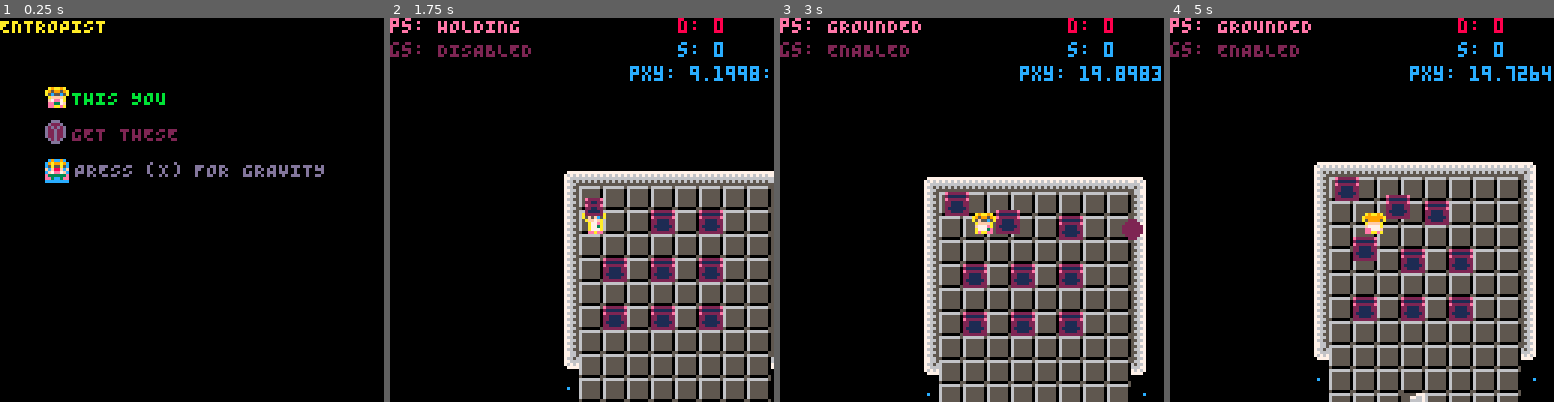
Above: before the commit, frames 1-4 (left to right).
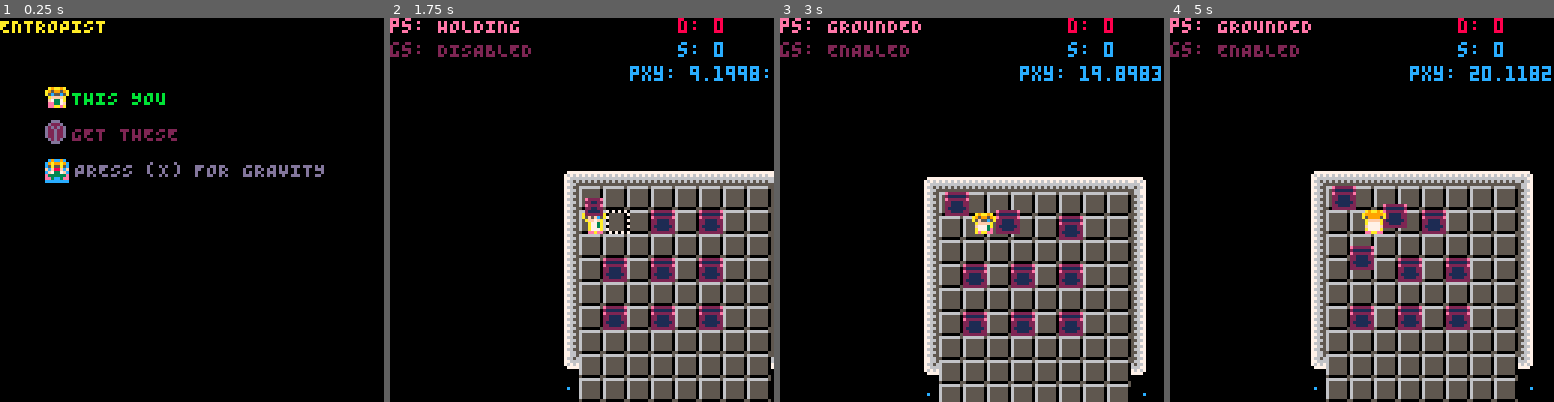
Above: after the commit, the same moments.

Repository: kitasuna/pico8-ttuor
Game: PICO-8 cartridge main.p8
The game is run twice, just before and just after one commit, with the same random seed, the same clock (stepped at 60 frames per second) and the same inputs.
Inputs:
- Up to frame 1 (0.25 s): no input
- Up to frame 2 (1.75 s): tap X (X key) at 0.33, 1.07 s; tap O (Z key) at 0.7, 1.7 s; hold Right from 1.6 s (still down)
- Up to frame 3 (3 s): tap X (X key) at 1.85, 2.97 s; release Right at 2.1 s; tap O (Z key) at 2.1, 2.5, 2.9 s; hold Up 2.15-2.42 s; hold Right from 2.47 s (still down)
- Up to frame 4 (5 s): release Right at 3.03 s; hold Left 3.08-3.58 s; tap O (Z key) every 0.4 s from 3.3 to 4.9 s; hold Down 3.63-3.97 s; hold Right 4.02-4.68 s; tap X (X key) at 4.08 s; hold Up from 4.73 s (still down)

The runs differ from the first frame. In frame 1, less than 0.1% of the frame differs, in the area x 14-16%, y 21-41%; in frame 2, 0.2%; in frame 3, 0.2%; in frame 4, 24%, in the area x 36-100%, y 12-100%.

Commit message:
Add wormhole and box collision Add drop shadow for held boxes

Diff:
--- a/entity.lua
+++ b/entity.lua
@@ -169,6 +169,17 @@
   tmp.draw = function()
     if tmp.state == ENT_STATE_HELD then
       spr(44, tmp.pos_x, tmp.pos_y-5)
+      palt(10, true)
+      if frame_counter % 10 < 5 then
+        palt(0, false)
+        pal(7, 0)
+        pal(0, 7)
+        spr(45, tmp.future_x, tmp.future_y)
+        pal()
+      else
+        spr(45, tmp.future_x, tmp.future_y)
+      end
+      palt()
       return
     end
     ent_draw(tmp)()
--- a/grav.lua
+++ b/grav.lua
@@ -13,6 +13,11 @@
   -- String -> { projectile: Projectile }
   gm.handle_proj_player_collision = function(payload)
     gm.wormhole = nil
+  end
+
+  gm.handle_proj_box_collision = function(payload)
+    gm.wormhole.vel_x = 0
+    gm.wormhole.vel_y = 0
   end
 
   gm.handle_player_death = function(payload)
@@ -199,7 +204,6 @@
 end
 function new_projectile(coords, direction)
   local tmp = new_sprite(48, coords.pos_x, coords.pos_y, 6, 6, false, false)
-  tmp.mass = 1
   tmp.bgcoloridx = 1
   tmp.incoloridx = 2
   tmp.colors = { CLR_PNK, CLR_WHT, CLR_PRP }
--- a/main.p8
+++ b/main.p8
@@ -140,6 +140,11 @@
 
 
     for k, ent in pairs(ent_man.ents) do
+      -- Use the velocity check to make sure this event only fires once
+      if ent.type == ENT_BOX and grav_man.wormhole != nil and (grav_man.wormhole.vel_x !=0 or grav_man.wormhole.vel_y != 0) and collides(ent, grav_man.wormhole) then
+        qm.ae("PROJ_BOX_COLLISION", { entity=ent })
+      end
+
       if ent.type == ENT_ITEM and collides(ent, player) then
         qm.ae("PLAYER_ITEM_COLLISION", { entity=ent })
       end
@@ -195,6 +200,7 @@
     "BUTTON",
     "FUEL_COLLISION",
     "PROJ_PLAYER_COLLISION",
+    "PROJ_BOX_COLLISION",
     "BEAM_BOX_COLLISION",
     "BEAM_PLAYER_COLLISION",
     "BEAM_ITEM_COLLISION",
@@ -256,6 +262,7 @@
   qm.as("PLAYER_DEATH", grav_man.handle_player_death)
   qm.as("ENTITY_REACHES_TARGET", grav_man.handle_entity_reaches_target)
   qm.as("PLAYER_CANCEL_FLOAT", grav_man.handle_player_cancel_float)
+  qm.as("PROJ_BOX_COLLISION", grav_man.handle_proj_box_collision)
 
   -- Add sprite
   player = new_player(1, 64, 64, 6, 6)
@@ -352,26 +359,26 @@
 00000000a959959a0a9aa9a00a9aa9a0a959959a0a9aa9a00a9aa9a0a999999a0a9aa9a00a9aa9a0a9c99c9aa9c99c9aa999999a0a95959aa959959aa95959a0
 00700700a5c55c5aa959959aa959959aa5f55c5aa959959aa959959aa599995aa999999aa999999aa5c55c5aa5c55c5aa599995a0a5f5c5aa5c55c5aa5c5f5a0
 000770000affffa0a5c55c5aa5c55c5a0affffa0a5f55c5aa5f55c5a0affffa0a599995aa599995afaffffaffaf88faf0affffa000affffa0affffa0affffa00
-000770000a7ee7a00affffa00affffa000a77ea00affffa00affffa00a7777a00affffa00affffa0af7ee7faaf7887fa6a7777f000a7773a0f7ee7a0a3777a00
-007007000f7337f00a7ee7f00f7ee7a000a7f3a00f777ea00a7777f00f7777f00f7777a00f7777a00ee33ee00ee33ee00f6777a0606777fa0ee337f6af777606
+000770000a7337a00affffa00affffa000a773a00affffa00affffa00a7777a00affffa00affffa0af7337faaf7887fa6a7777f000a7773a0f7337a0a3777a00
+007007000f7337f00a7337f00f7337a000a7f3a00f7773a00a7777f00f7777f00f7777a00f7777a00ee33ee00ee33ee00f6777a0606777fa0ee337f6af777606
 000000000a7337a00f733ee00ee337f000a777a00a7773e00e7773a00a7777a00ee777f00a777ee00ee33ee00ee33ee06ee777a000ae7eea0ee336a0aee7ea00
 000000000eeaaee00aeaaee00eeaaea000eeaee00aeaaee00eeaaea00eeaaee00eeaaea00aeaaee00aaaaaa00aaaaaa006eaa00006aeeaa00aaaae600aaeea60
 0c9cc9c00c9ca9a00a9ac9c00a9aa9a00a9aa9a00a9aa9a00a9aa9a0a66a00000000000000000000000000000000000000733000000d2d000077700000ddd000
 c9a99a9cc9a99c9ca9c99a9aa999999aa959959aa959959aa959959aa55aa9a00a9aa9a00a9aa9a00a9aa9a00000000007bbb3002000200d078887000d222d00
 c5a55a5ca5c55a5ac5a55c5ca599995aa5f5fc5aafc55cfaa5f5fc5aa999999aa959959aa959959aa959959a000000007b7b3b30d200000078787870d2d2d2d0
 fcf88fcffaf88fcffcf88faf07ffff700aff7fa0a7ffff7a0aff7fa0a599995aa5f55c5aa5c55c5aa5c55f5a000000003bb3bb300220202078878870d22d22d0
-cf7ee7fccf7ee7faaf7ee7fc0777777000a77ea0077ee77000a77ea007ffffa00affff560afff5666557ffa0000000003bb3bb300dd0022078878870d22d22d0
-e333333ee333333ee333333e0a7777a000a773a00a7337a000a773a00a7777a00a7773560a7ee566655777a0000000003bb3bb300200022078878870d22d22d0
+cf7337fccf7337faaf7337fc0777777000a773a00773377000a773a007ffffa00affff560afff5666557ffa0000000003bb3bb300dd0022078878870d22d22d0
+e333333ee333333ee333333e0a7777a000a773a00a7337a000a773a00a7777a00a7773560a733566655777a0000000003bb3bb300200022078878870d22d22d0
 ee3cc3eeee3aa3eeee3aa3ee0a7777a000a777a00a7337a000a777a00a777ee00e77e3a00f73337a0a7777e00000000003b3b3000d0d020d078787000d2d2d00
 ccccccccacacacaccacacaca0eeaaee000eeaee00eeaaee000eeaee00aeaaee00eeaaea00aeaaee00aeaaee0000000000033300000000d000077700000ddd000
-00ddd00000ddd00000ddd00000ddd00000000000000000000000000000000000000000000000000000000000e222222e00000000000000000000000000000000
-0d222d000d222d000d222d000d222d000000000000000000000000000a9aa9a00a9aa9a00a9aa9a00a9aa9a0211111120e2222e0000000000000000000000000
-d2d2d2d0d2d2d2d0d2d2d2d0d2d2d2d0000000000000000000000000a999999aa959959aa959959aa959959ae222222e02211220000000000000000000000000
-d22d22d0d22d22d0d22d22d0d22d22d0000000000000000000000000a599995aa5f55c5aa5c55f5aa5c55c5a221111220e2222e0000000000000000000000000
-d22d22d0d22d22d0d22d22d0d22d22d00000000000000000000000000affffa00affffa00affffa00affffa02211112202211220000000000000000000000000
-d22d22d0d22d22d0d22d22d0d22d22d0000000000000000000000000057777a00a777e60065577a00a7ee5602111111202111120000000000000000000000000
-0d2d2d000d2d2d000d2d2d000d2d2d000000000000000000000000000a777ee00e7773a00a3777e00f733ee02211112202222220000000000000000000000000
-00ddd00000ddd00000ddd00000ddd0000000000000000000000000000aeaaee00eeaaea00aeaaee00aeaaee02222222200000000000000000000000000000000
+00ddd00000ddd00000ddd00000ddd00000000000000000000000000000000000880000008800000080000000e222222e00000000070707070000000000000000
+0d222d000d222d000d222d000d222d00000000000000000000000000088aa9a0088aa9a0089aa9a0889aa9a0211111120e2222e07aaaaaa00000000000000000
+d2d2d2d0d2d2d2d0d2d2d2d0d2d2d2d0000000000000000000000000a988999aa989959aa989959aa989959ae222222e022112200aaaaaa70000000000000000
+d22d22d0d22d22d0d22d22d0d22d22d0000000000000000000000000a598895aa5f85c5aa5885f5aa5885c5a221111220e2222e07aaaaaa00000000000000000
+d22d22d0d22d22d0d22d22d0d22d22d00000000000000000000000000aff88a00af88fa00af88fa00aff88a022111122022112200aaaaaa70000000000000000
+d22d22d0d22d22d0d22d22d0d22d22d0000000000000000000000000057778a00a778860065588a00a7ee88021111112021111207aaaaaa00000000000000000
+0d2d2d000d2d2d000d2d2d000d2d2d000000000000000000000000000a777e800e7778800a3778800f733e8822111122022222200aaaaaa70000000000000000
+00ddd00000ddd00000ddd00000ddd0000000000000000000000000000aeaaee00eeaae800aeaae800aeaaee82222222200000000707070700000000000000000
 00076655000077775555577700000000000000000000000000000000000000000000000000000000000000000000000000000000000000000000000000000000
 00077665777766675557766700000000000000000000000000000000000000000000000000000000000000000000000000000000000000000000000000000000
 000766dc666666675556666700000000000000000000000000000000000000000000000000000000000000000000000000000000000000000000000000000000
@@ -476,7 +483,7 @@
 00000000000000000000000000000000000000000000000000000000000000000000000000000000000000000000000000000000000000000000000000000000
 03030303030303030303030303030303000000000000000000000000000000000000000000000000000000000000000000000000000000000000000000000000
 __gff__
-0001010101010101010101010101010101010101010101010101010004040404040404040000000101010110000000000000420000000000000000000000000002000000000000000000000000000000020202020200000000000000000000002202000000000000000000000000000002020202020200000000000000000000
+0001010101010101010101010101010101010101010101010101010004040404040404040000000101010110001010000000420000000000000000000000000002000000000000000000000000000000020202020200000000000000000000002202000000000000000000000000000002020202020200000000000000000000
 0000000000000000000000000000000000000000000000000000000000000000000000000000000000000000000000000000000000000000000000000000000000000000000000000000000000000000000000000000000000000000000000000000000000000000000000000000000000000000000000000000000000000000
 __map__
 555555555555005555555555551a1a1a1a1a0000000000000000000000000000000000000000000000000000000000000000000000000000000000454343434343466060606060434343460000000000000000000000000000000000000000000000000000000000000000000000000000000000000000000000000000000000
